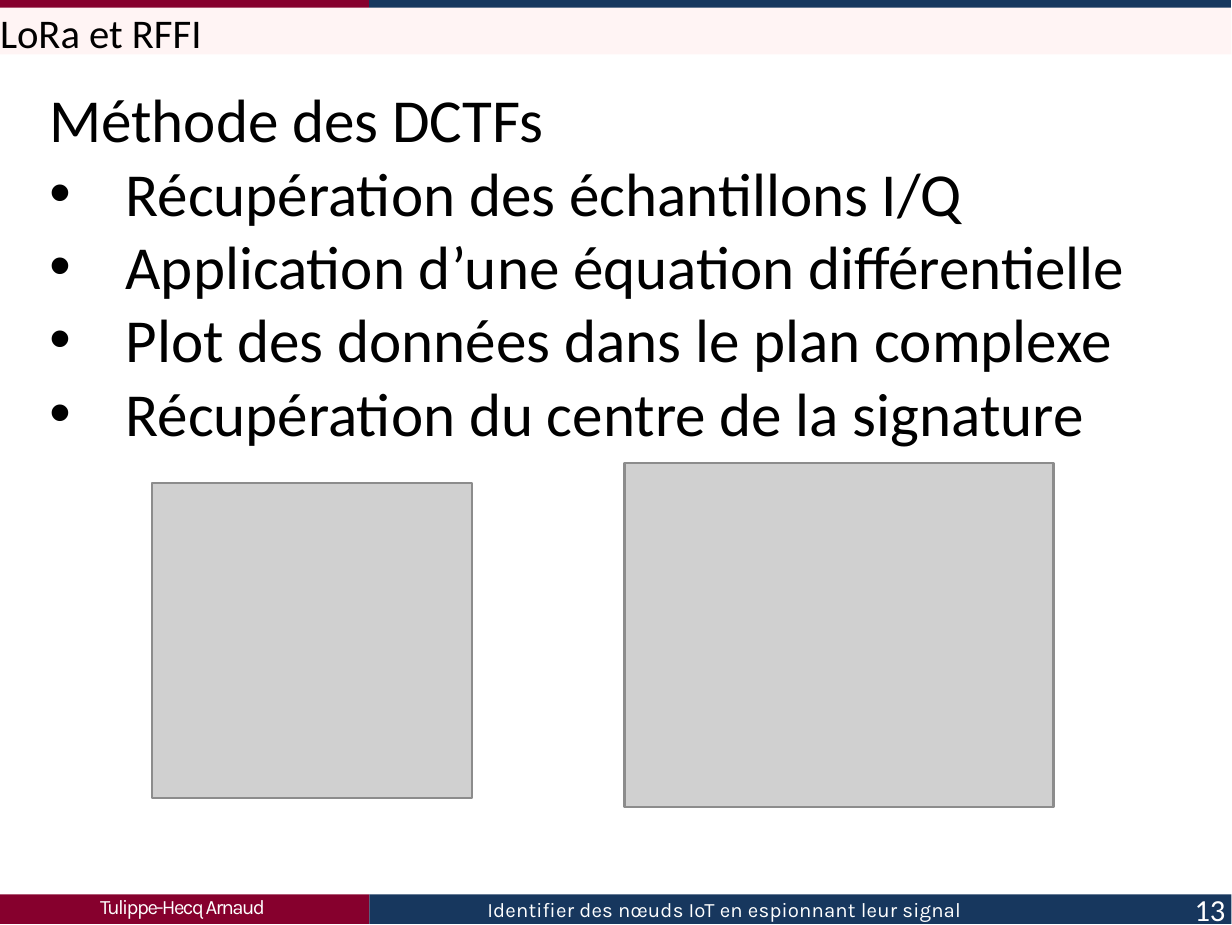
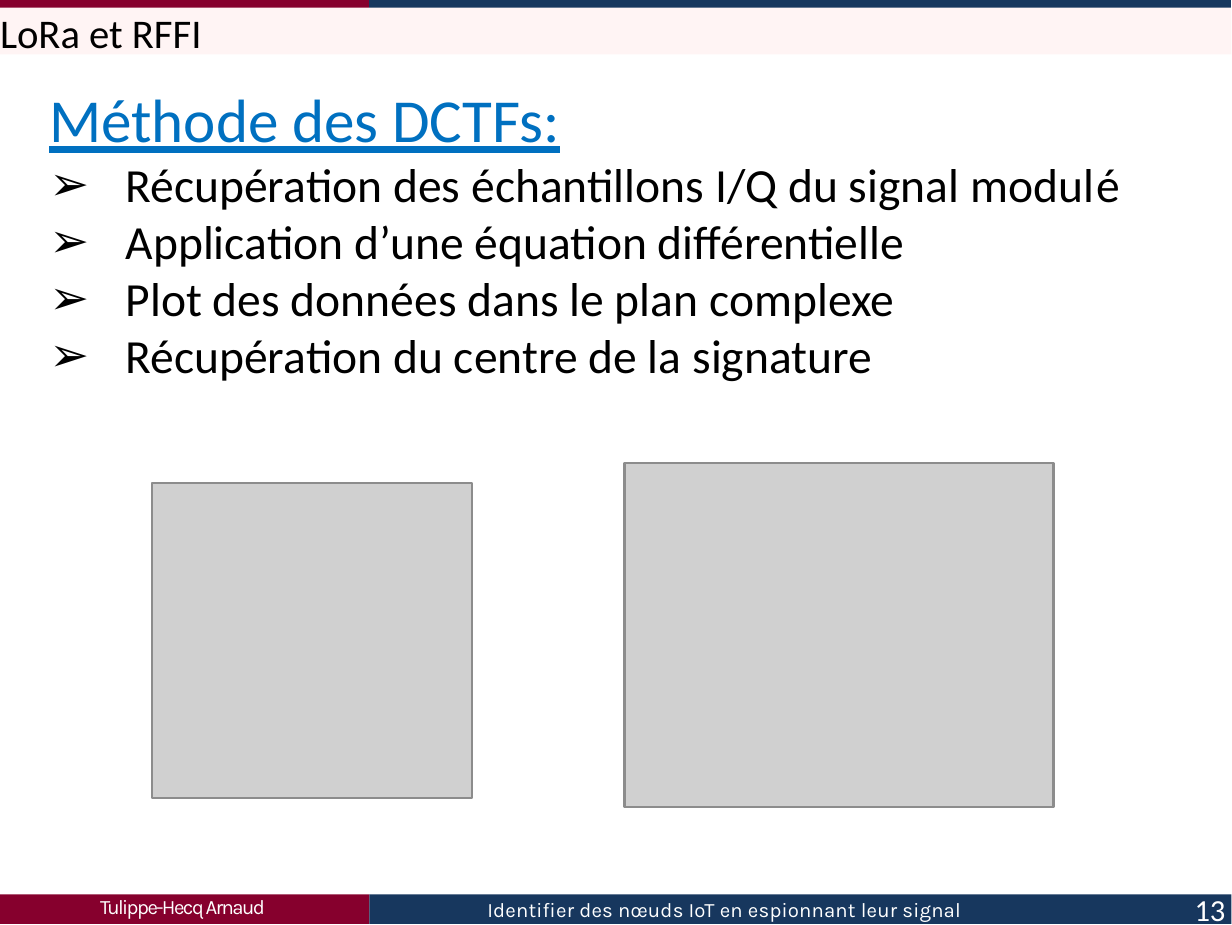
Before and after one commit to Arnaud458/TFE2023, a slide deck: slide 13 of présentation.pptx. Drawn at 1232x925 pixels with LibreOffice and Linux fonts; fonts in the diff are those of the drawing; grey boxes stand for pictures. Boxes give left, top, right and bottom in pixels: in the first picture for what was removed or moved away, otherwise in the second. Text is boxed around its words. In the diff, an @@ line names an element or a change of style, - is before the commit and + after.

```diff
--- a/présentation.pptx
+++ b/présentation.pptx
@@ text at (49,99,1120,210): text changed; size 18 to 14 pt @@
-Méthode des DCTFs
-• Récupération des échantillons I/Q
+Méthode des DCTFs:
+➢ Récupération des échantillons I/Q du signal modulé
@@ text at (126,225,904,381): size 18 to 14 pt in "Application d’une équation différentielle", "Plot des données dans le plan complexe", "Récupération du centre de la signature"; bullet • to ➢ @@
```
Also in this commit, not shown: 11 other slides changed, 2 other files.
